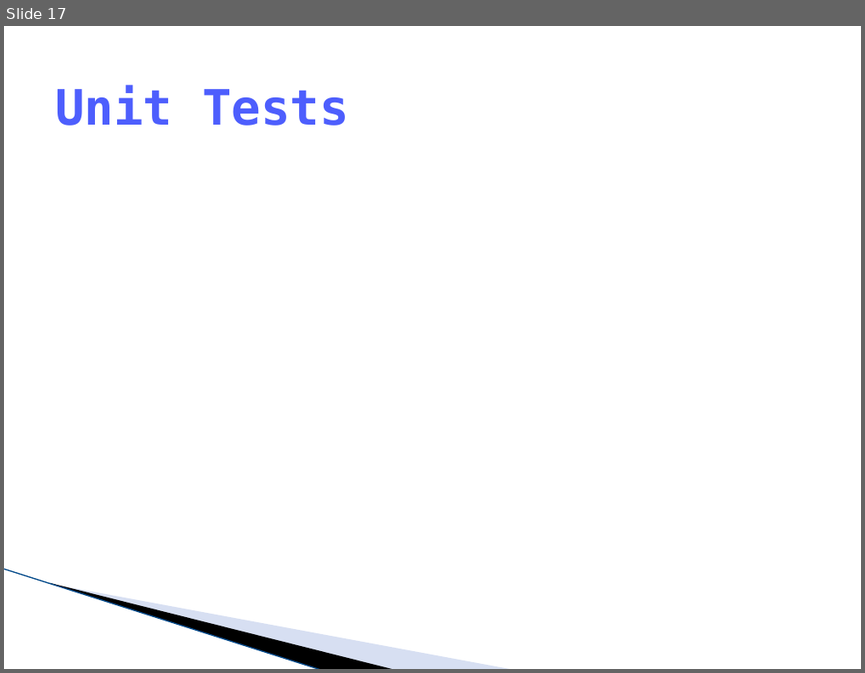
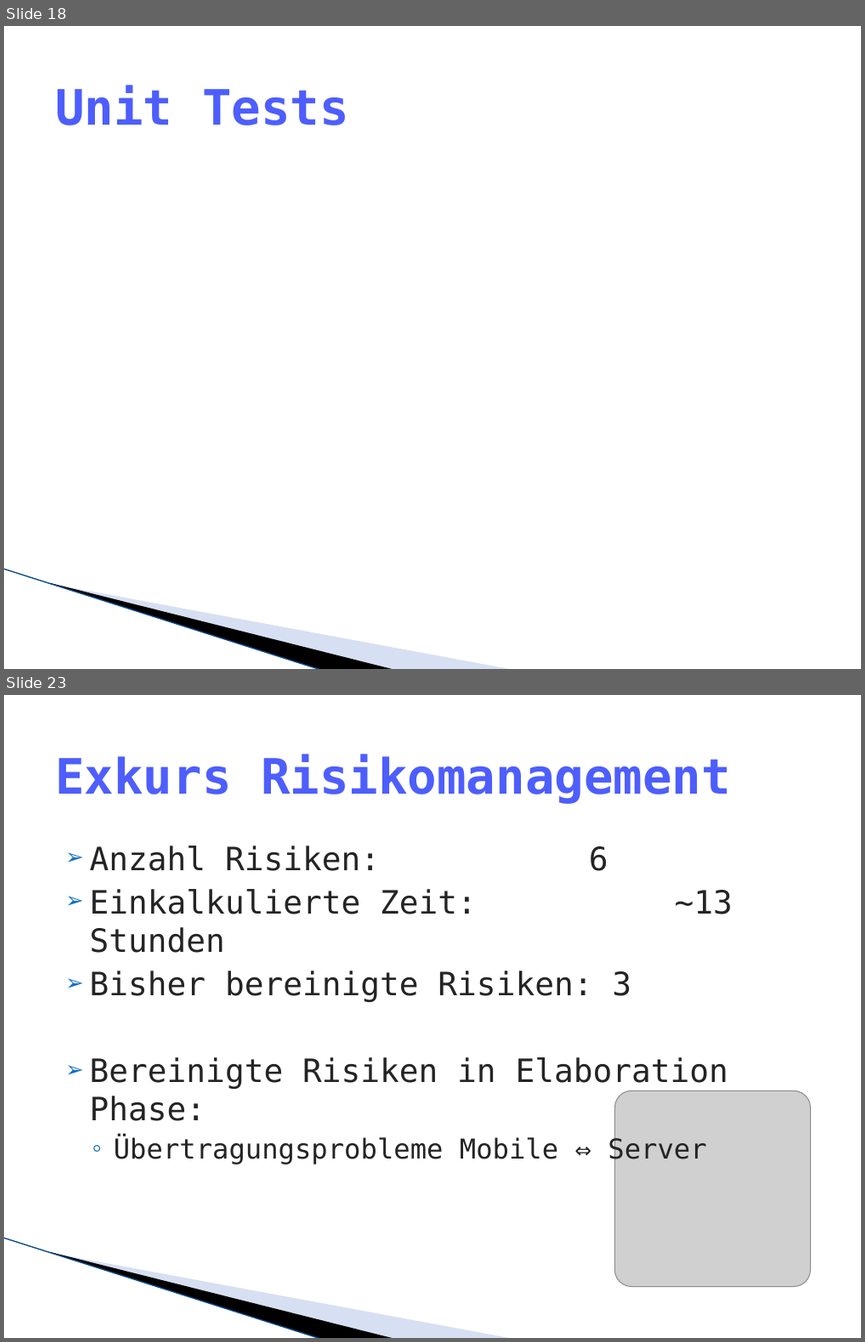
Before and after one commit to lukaselmer/hsr-mrt-software-engineering-2-project, a slide deck: doc/05_Design/praesentation.pptx. Shown one above the other, each under a label of ours: slide 17 before the commit, slides 18 and 23 after it; the slides between them are not shown. The pictures are 865x673 and 865x1342 pixels, drawn with LibreOffice and Linux fonts; fonts in the diff are those of the drawing; grey boxes stand for pictures; background and template pictures are left out. Boxes give left, top, right and bottom in pixels: in the first picture for what was removed or moved away, otherwise in the second. Text is boxed around its words. In the diff, an @@ line names an element or a change of style, - is before the commit and + after.

```diff
--- a/doc/05_Design/praesentation.pptx
+++ b/doc/05_Design/praesentation.pptx
@@ slide 23 added at box(4, 695, 861, 1338), background #FFFFFF; not listed: 3 template elements that a slide beside it also shows @@
@@ title added at box(55, 754, 731, 804), 41 pt, text #4D5EFD, bold @@
+Exkurs Risikomanagement
@@ text added at box(90, 845, 728, 1163), 27 pt, text #242424 @@
+➢ Anzahl Risiken: 6
+➢ Einkalkulierte Zeit: ~13 Stunden
+➢ Bisher bereinigte Risiken: 3
+➢ Bereinigte Risiken in Elaboration Phase:
+  ◦ Übertragungsprobleme Mobile ⇔ Server
@@ picture added at box(615, 1091, 811, 1287) @@
@@ what was slide 17 is now slide 18 @@
```
Also in this commit, not shown: 3 slides changed, 5 other slides added.
